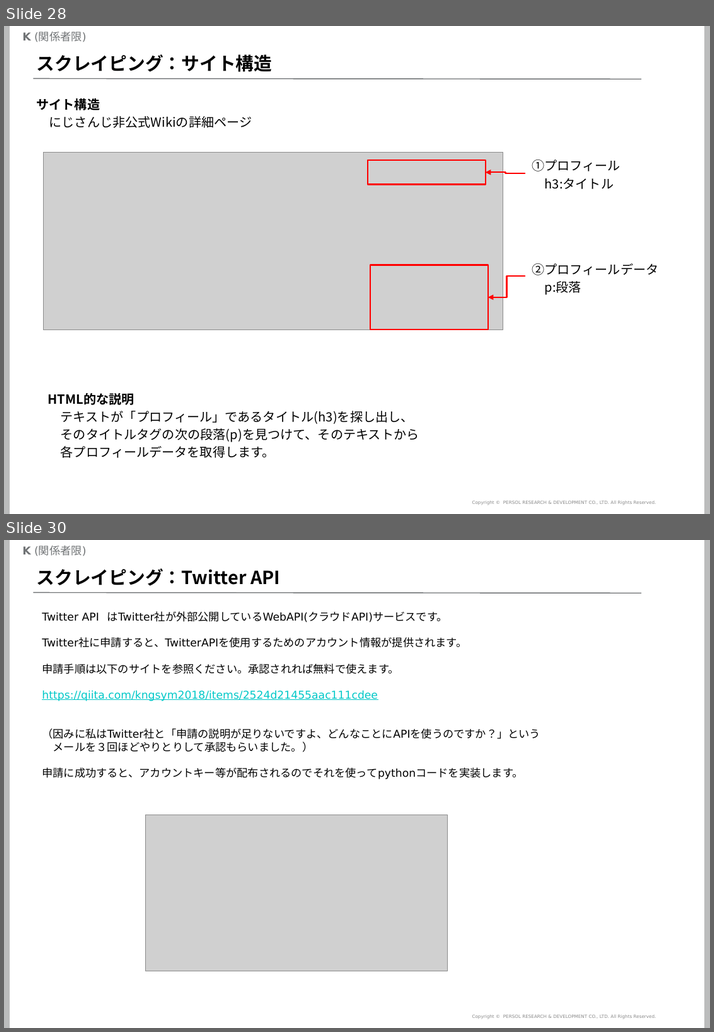
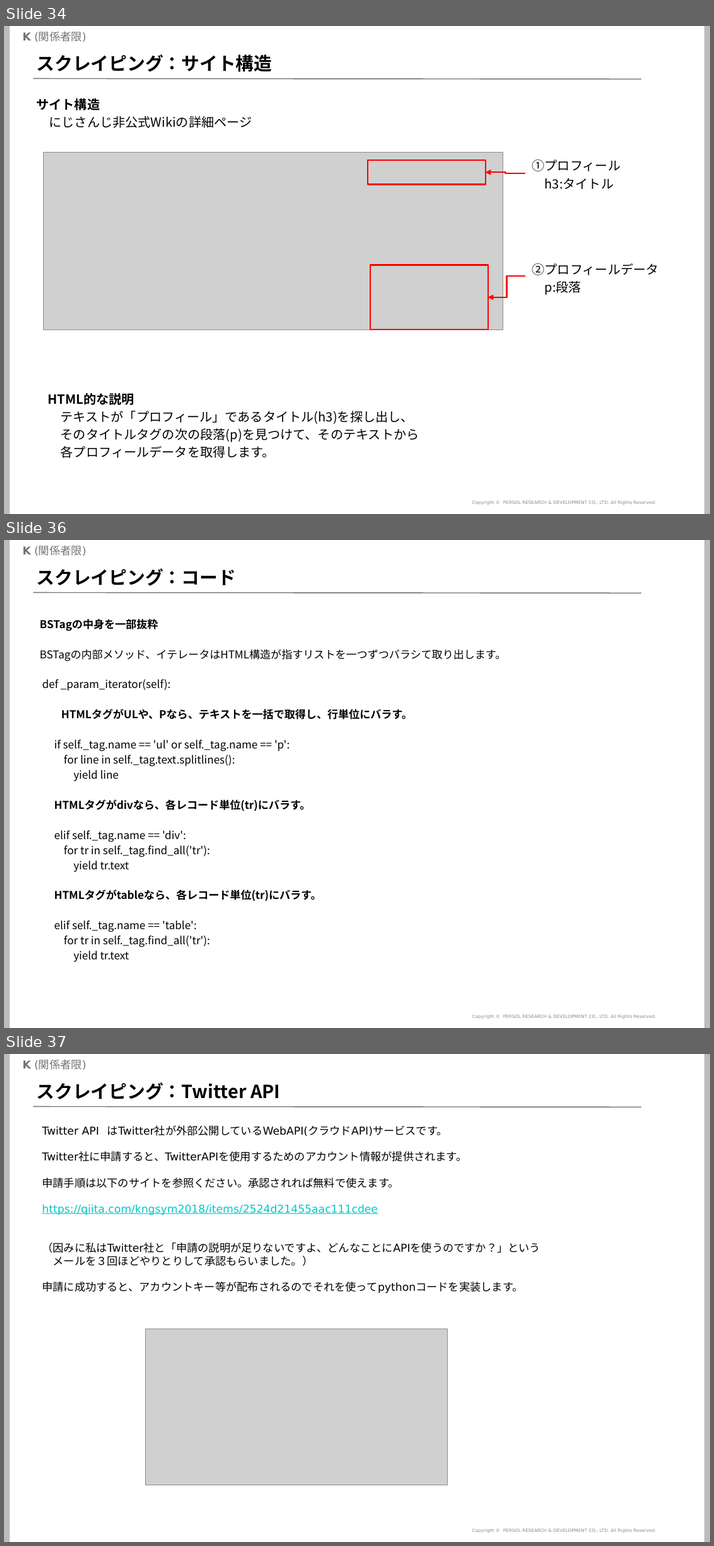
Before and after one commit to mogrodown/python_session, a slide deck: doc/python中級講座_2020.pptx. Shown one above the other, each under a label of ours: slides 28 and 30 before the commit, slides 34, 36 and 37 after it; the slides between them are not shown. The pictures are 714x1032 and 714x1546 pixels, drawn with LibreOffice and Linux fonts; fonts in the diff are those of the drawing; grey boxes stand for pictures; background and template pictures are left out. Boxes give left, top, right and bottom in pixels: in the first picture for what was removed or moved away, otherwise in the second. Text is boxed around its words. In the diff, an @@ line names an element or a change of style, - is before the commit and + after.

```diff
--- a/doc/python中級講座_2020.pptx
+++ b/doc/python中級講座_2020.pptx
@@ slide 36 added at (4, 540, 710, 1028), background #FFFFFF; not listed: 5 template elements that a slide beside it also shows @@
@@ title added at (37, 568, 236, 586), 20 pt, text #000000, bold @@
+スクレイピング：コード
@@ text added at (40, 619, 506, 962), 11.9 pt, text #000000 @@
+BSTagの中身を一部抜粋
+BSTagの内部メソッド、イテレータはHTML構造が指すリストを一つずつバラシて取り出します。
+def _param_iterator(self):
+HTMLタグがULや、Pなら、テキストを一括で取得し、行単位にバラす。
+if self._tag.name == 'ul' or self._tag.name == 'p':
+for line in self._tag.text.splitlines():
+yield line
+HTMLタグがdivなら、各レコード単位(tr)にバラす。
+elif self._tag.name == 'div':
+for tr in self._tag.find_all('tr'):
+yield tr.text
+HTMLタグがtableなら、各レコード単位(tr)にバラす。
+elif self._tag.name == 'table':
+for tr in self._tag.find_all('tr'):
+yield tr.text
@@ what was slide 28 is now slide 34 @@
@@ what was slide 30 is now slide 37 @@
```
Also in this commit, not shown: 13 slides changed, 11 other slides added, 1 slide removed, 5 other files.
